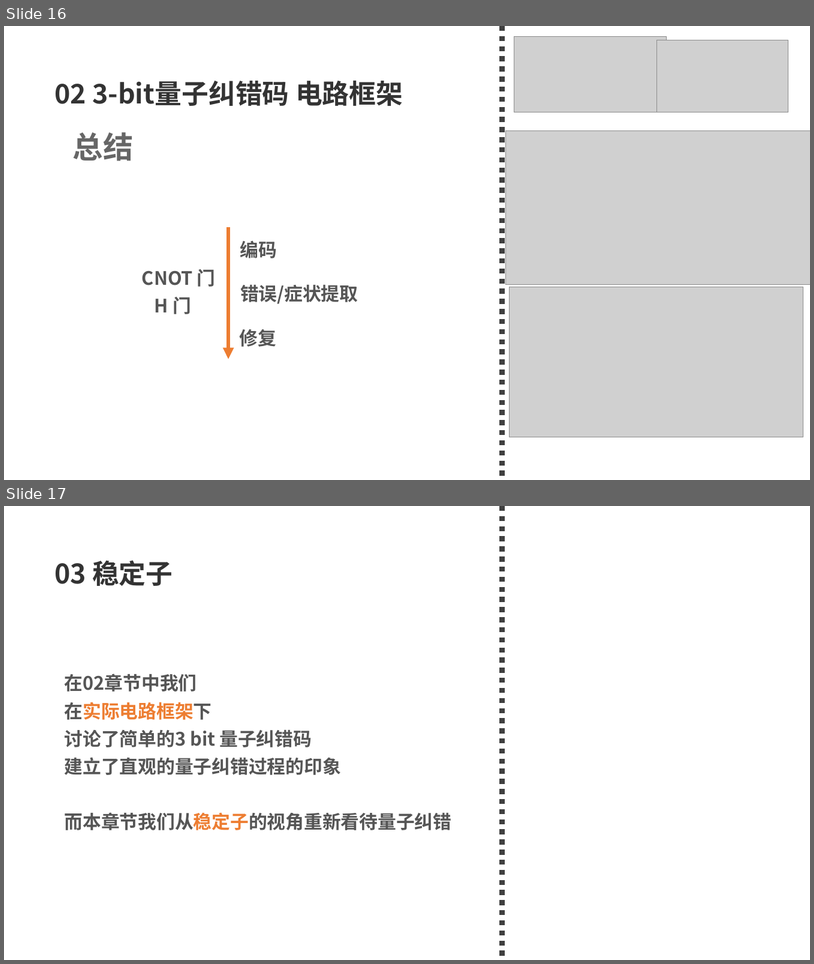
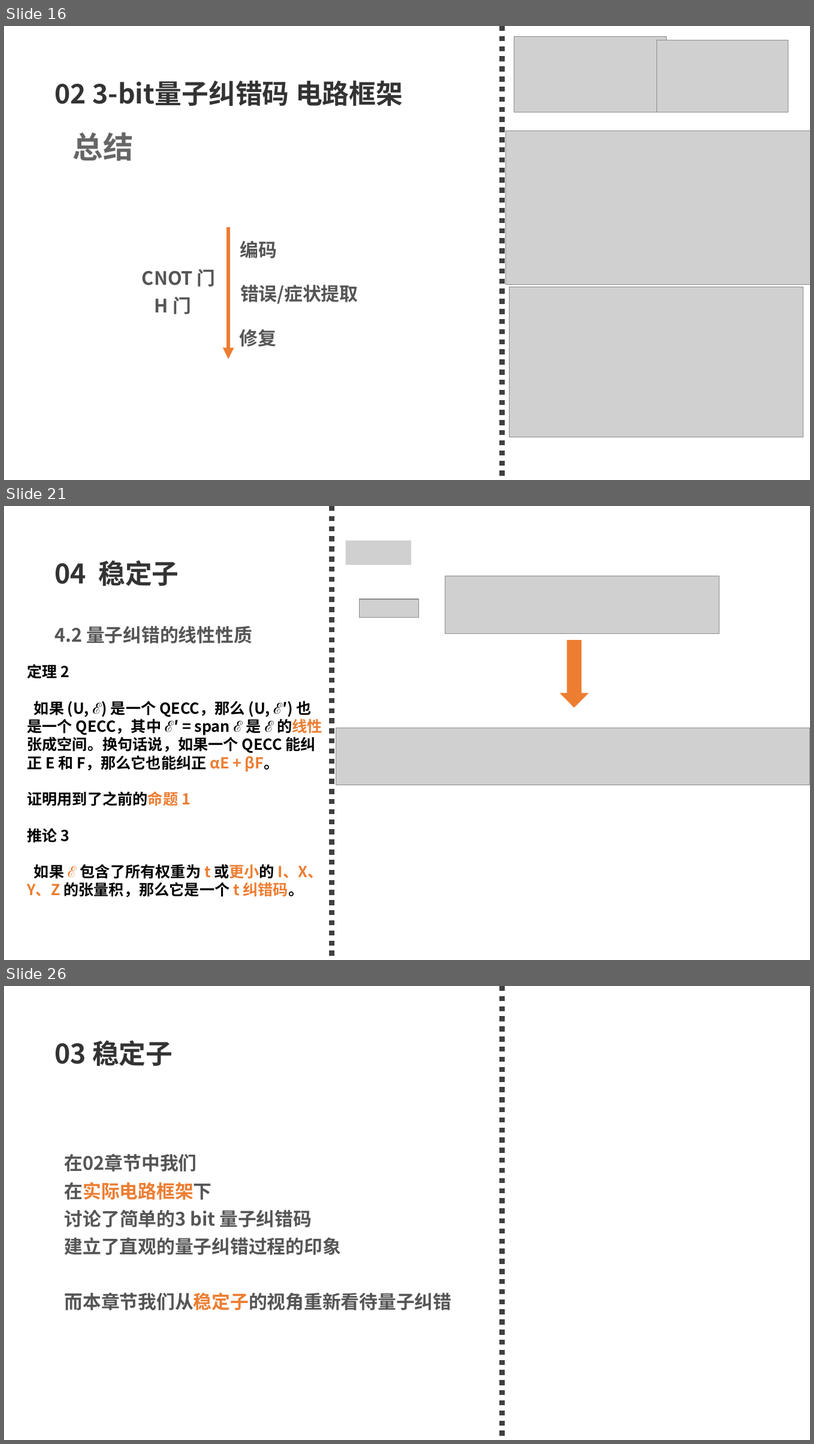
Before and after one commit to 77-223255/LM_QEC, a slide deck: what_i_learn/量子纠错导论.pptx. Shown one above the other, each under a label of ours: slides 16 and 17 before the commit, slides 16, 21 and 26 after it; the slides between them are not shown. The pictures are 814x964 and 814x1444 pixels, drawn with LibreOffice and Linux fonts; fonts in the diff are those of the drawing; grey boxes stand for pictures. Boxes give left, top, right and bottom in pixels: in the first picture for what was removed or moved away, otherwise in the second. Text is boxed around its words. In the diff, an @@ line names an element or a change of style, - is before the commit and + after.

Commit message:
更新 journal 并上传最新量子纠错导论 PPT

```diff
--- a/what_i_learn/量子纠错导论.pptx
+++ b/what_i_learn/量子纠错导论.pptx
@@ slide 21 added at [4,506,810,960], background #FFFFFF @@
@@ line added from (332, 506) to (332, 960), #404040 6 pt dashed @@
@@ picture added at [346,540,412,565] @@
@@ text added at [54,560,179,586], 32 pt, text #333333, bold @@
+04 稳定子
@@ picture added at [445,576,720,634] @@
@@ picture added at [359,599,419,618] @@
@@ text added at [54,625,252,643], 22 pt, text #555555, bold @@
+4.2 量子纠错的线性性质
@@ down arrow added at [560,640,589,708], fill #ED7D31 @@
@@ text added at [27,664,323,897], 18 pt, text #000000, bold @@
+定理 2
+如果 (U, ℰ) 是一个 QECC，那么 (U, ℰ′) 也是一个 QECC，其中 ℰ′ = span ℰ 是 ℰ 的线性张成空间。换句话说，如果一个 QECC 能纠正 E 和 F，那么它也能纠正 αE + βF。
+证明用到了之前的命题 1
+推论 3
+如果 ℰ 包含了所有权重为 t 或更小的 I、X、Y、Z 的张量积，那么它是一个 t 纠错码。
@@ picture added at [336,728,810,785] @@
@@ what was slide 17 is now slide 26 @@
```
Also in this commit, not shown: 8 other slides added, 1 other file.
